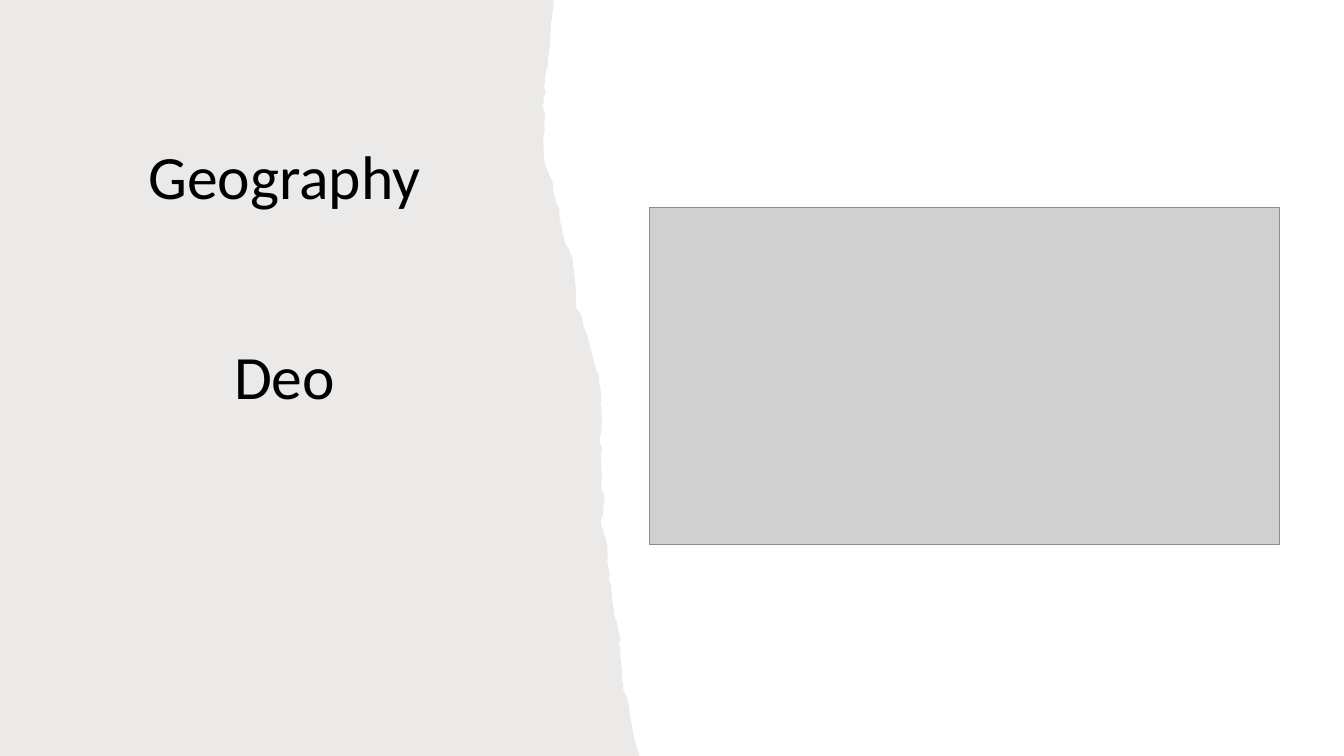
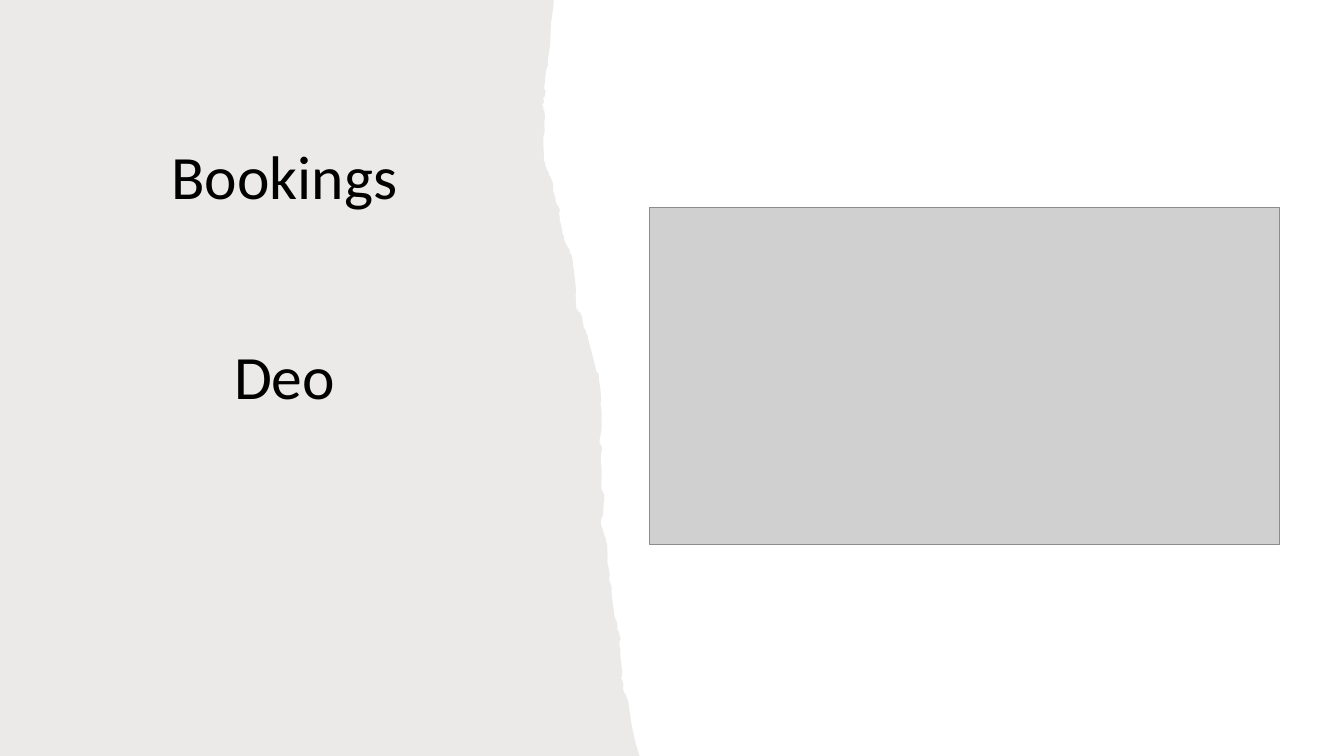
Before and after one commit to pin164/project_1, a slide deck: slide 13 of DRAFT Project1-Hotel_Booking.pptx (slide 11 before the commit). Drawn at 1344x756 pixels with LibreOffice and Linux fonts; fonts in the diff are those of the drawing; grey boxes stand for pictures. Boxes give left, top, right and bottom in pixels: in the first picture for what was removed or moved away, otherwise in the second. Text is boxed around its words. In the diff, an @@ line names an element or a change of style, - is before the commit and + after.

```diff
--- a/DRAFT Project1-Hotel_Booking.pptx
+++ b/DRAFT Project1-Hotel_Booking.pptx
@@ title at bbox=[171, 156, 397, 400]: text changed @@
-Geography
-Deo
+Bookings
+Deo
```
Also in this commit, not shown: 1 other slide changed, 6 slides added, 1 other file.
